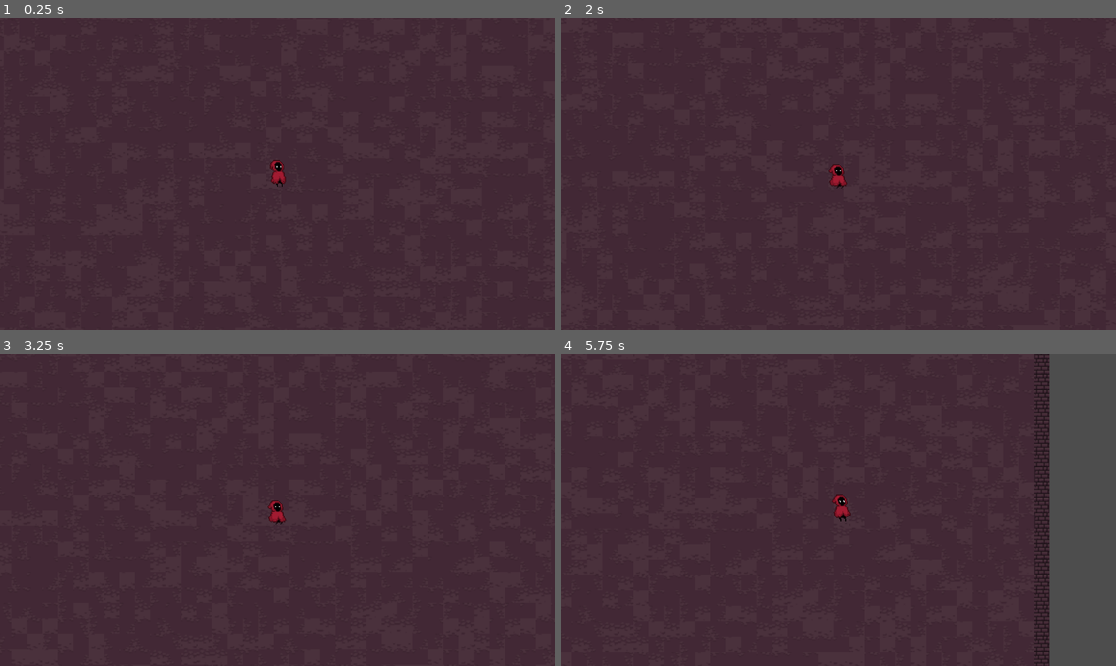
Above: before the commit, frames 1-4 (two rows, left to right).
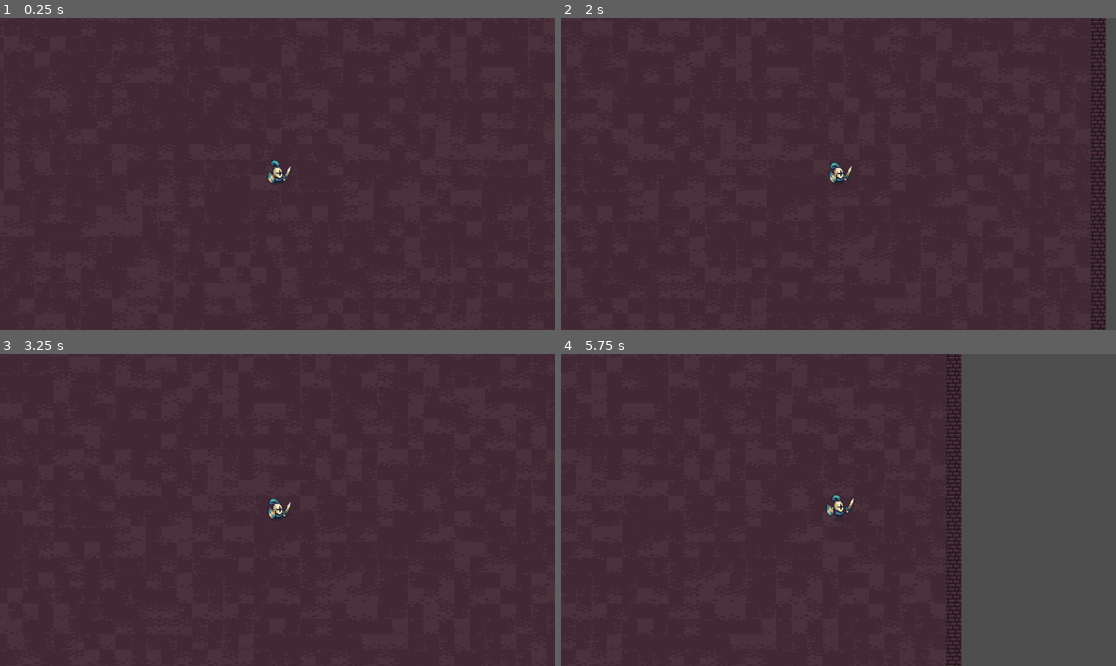
Above: after the commit, the same moments.

Repository: BrunoAlm/first_roguelike
Game: Godot game, scene res://main/scenes/map.tscn
The game is run twice, just before and just after one commit, with the same random seed, the same clock (stepped at 60 frames per second) and the same inputs.
Inputs (mouse positions are in pixels of both pictures, inside the frame that each line leads up to):
- Up to frame 1 (0.25 s): no input
- Up to frame 2 (2 s): tap Enter (ui_accept) at 0.5, 0.77, 0.8, 1.07, 1.35, 1.52, 1.82 s; move the mouse to (960, 158) at 0.52 s; press the mouse at (960, 158) at 0.53 s; hold Right (ui_right) from 0.53 s (still down); move the mouse to (727, 189) at 1.27 s; release the mouse at (727, 189) at 1.28 s; click (727, 189) at 1.55 s
- Up to frame 3 (3.25 s): move the mouse to (333, 441) at 2.02 s; release Right (ui_right) at 2.03 s; press the mouse at (333, 441) at 2.03 s; hold Left (ui_left) 2.03-2.78 s; tap Enter (ui_accept) at 2.3, 3.02 s; move the mouse to (249, 572) at 2.77 s; release the mouse at (249, 572) at 2.78 s; hold Right (ui_right) from 2.78 s (still down); click (249, 572) at 2.85 s
- Up to frame 4 (5.75 s): tap Enter (ui_accept) at 3.32, 3.6, 3.77, 4.07, 4.52, 4.82, 5.3 s; move the mouse to (1005, 556) at 3.52 s; move the mouse to (672, 463) at 4.27 s; release Right (ui_right) at 4.28 s; hold Left (ui_left) 4.28-5.03 s; click (672, 463) at 4.35 s; move the mouse to (866, 510) at 5.02 s; press the mouse at (866, 510) at 5.03 s; hold Right (ui_right) from 5.03 s (still down)

The runs differ from the first frame. In frame 1, 0.2% of the frame differs, in the area x 48-53%, y 45-55%; in frame 2, 2.8%; in frame 3, 0.2%; in frame 4, 17%, in the area x 47-88%, y 0-100%.

Commit message:
fix animation

Diff:
--- a/main/scenes/character.tscn
+++ b/main/scenes/character.tscn
@@ -1,9 +1,10 @@
-[gd_scene load_steps=36 format=3 uid="uid://cyf2jg7o4u7p0"]
+[gd_scene load_steps=41 format=3 uid="uid://baggvbl8v5phf"]
 
 [ext_resource type="Texture2D" uid="uid://dt4ovekmrvbqp" path="res://main/assets/idle.png" id="1_cs2hc"]
 [ext_resource type="Script" path="res://main/script/walk.gd" id="1_fe8dy"]
 [ext_resource type="Texture2D" uid="uid://d3xmcpfvlcpln" path="res://main/assets/attack.png" id="1_oket6"]
 [ext_resource type="Texture2D" uid="uid://cvbcq33fvxtab" path="res://main/assets/running.png" id="2_fdyrk"]
+[ext_resource type="Texture2D" uid="uid://bj0jskxpqtoj7" path="res://main/assets/Warrior_Blue.png" id="2_wekhj"]
 [ext_resource type="Texture2D" uid="uid://bchcfvmu42jed" path="res://main/assets/jump.png" id="3_dcmxo"]
 [ext_resource type="Texture2D" uid="uid://cy3ag3r0cutmy" path="res://main/assets/walking.png" id="3_wwf8b"]
 
@@ -246,25 +247,99 @@
 }]
 
 [sub_resource type="RectangleShape2D" id="RectangleShape2D_0v4lt"]
-size = Vector2(17, 29)
+size = Vector2(18.5, 14.25)
+
+[sub_resource type="Animation" id="Animation_8jduy"]
+length = 0.001
+tracks/0/type = "value"
+tracks/0/imported = false
+tracks/0/enabled = true
+tracks/0/path = NodePath("Sprite2D:frame_coords")
+tracks/0/interp = 1
+tracks/0/loop_wrap = true
+tracks/0/keys = {
+"times": PackedFloat32Array(0),
+"transitions": PackedFloat32Array(1),
+"update": 1,
+"values": [Vector2i(0, 0)]
+}
+
+[sub_resource type="Animation" id="Animation_eh54d"]
+resource_name = "idle"
+length = 0.6
+loop_mode = 1
+tracks/0/type = "value"
+tracks/0/imported = false
+tracks/0/enabled = true
+tracks/0/path = NodePath("Sprite2D:frame_coords")
+tracks/0/interp = 1
+tracks/0/loop_wrap = true
+tracks/0/keys = {
+"times": PackedFloat32Array(0, 0.1, 0.2, 0.3, 0.4, 0.5),
+"transitions": PackedFloat32Array(1, 1, 1, 1, 1, 1),
+"update": 1,
+"values": [Vector2i(0, 0), Vector2i(1, 0), Vector2i(2, 0), Vector2i(3, 0), Vector2i(4, 0), Vector2i(5, 0)]
+}
+
+[sub_resource type="Animation" id="Animation_ft1e4"]
+resource_name = "run"
+length = 0.6
+loop_mode = 1
+tracks/0/type = "value"
+tracks/0/imported = false
+tracks/0/enabled = true
+tracks/0/path = NodePath("Sprite2D:frame_coords")
+tracks/0/interp = 1
+tracks/0/loop_wrap = true
+tracks/0/keys = {
+"times": PackedFloat32Array(0, 0.1, 0.2, 0.3, 0.4, 0.5),
+"transitions": PackedFloat32Array(1, 1, 1, 1, 1, 1),
+"update": 1,
+"values": [Vector2i(0, 1), Vector2i(1, 1), Vector2i(2, 1), Vector2i(3, 1), Vector2i(4, 1), Vector2i(5, 1)]
+}
+
+[sub_resource type="AnimationLibrary" id="AnimationLibrary_hfg6n"]
+_data = {
+"RESET": SubResource("Animation_8jduy"),
+"idle": SubResource("Animation_eh54d"),
+"run": SubResource("Animation_ft1e4")
+}
 
 [node name="Character" type="Node2D"]
 
 [node name="Main_Character" type="CharacterBody2D" parent="."]
+motion_mode = 1
 script = ExtResource("1_fe8dy")
 
+[node name="Sprite2D" type="Sprite2D" parent="Main_Character"]
+scale = Vector2(0.3, 0.3)
+texture = ExtResource("2_wekhj")
+hframes = 6
+vframes = 8
+
 [node name="AnimatedSprite2D" type="AnimatedSprite2D" parent="Main_Character"]
+visible = false
 y_sort_enabled = true
 texture_filter = 1
 position = Vector2(4, 0)
 skew = -0.0820305
 sprite_frames = SubResource("SpriteFrames_w2uf2")
-animation = &"idle"
-frame_progress = 0.437937
+animation = &"attack"
 
 [node name="CollisionShape2D" type="CollisionShape2D" parent="Main_Character"]
-position = Vector2(1, 0)
+position = Vector2(-0.75, 5.125)
 shape = SubResource("RectangleShape2D_0v4lt")
 
 [node name="Camera2D" type="Camera2D" parent="Main_Character"]
 zoom = Vector2(2, 2)
+
+[node name="AnimationPlayer" type="AnimationPlayer" parent="Main_Character"]
+libraries = {
+"": SubResource("AnimationLibrary_hfg6n")
+}
+autoplay = "idle"
+
+[node name="WarriorBlue" type="Sprite2D" parent="."]
+position = Vector2(3186, 2124)
+scale = Vector2(2.00169, 2.00169)
+texture = ExtResource("2_wekhj")
--- a/main/script/walk.gd
+++ b/main/script/walk.gd
@@ -1,45 +1,38 @@
 extends CharacterBody2D
 
-@onready var sprites = $AnimatedSprite2D
+#@onready var sprite: AnimatedSprite2D = $AnimatedSprite2D
+@onready var sprite = $Sprite2D
+@onready var animation_player = $AnimationPlayer
 
-const SPEED = 150.0
-const JUMP_VELOCITY = -250.0
+@export var speed: int = 2
+@export_range(0, 1) var lerp_factor: float = 0.5
 
-var gravity = ProjectSettings.get_setting("physics/2d/default_gravity")
-var isJumping = false
-var isAttacking = false
+var is_running: bool = false
+var is_attacking: bool = false
 
 func _physics_process(delta):
-	if not is_on_floor():
-		sprites.play("jump")
-		velocity.y += gravity * delta
-	else:
-		var direction = Input.get_action_strength("ui_right") - Input.get_action_strength("ui_left")
+	var direction: Vector2 = Input.get_vector("ui_left", "ui_right", "ui_up", "ui_down")
+	var target_velocity: Vector2 = direction * speed * 100.0
+	velocity = lerp(velocity, target_velocity, lerp_factor)
 
-		if Input.is_action_just_pressed("ui_accept"):
-			velocity.y = JUMP_VELOCITY
+	# Girar Sprite
+	if direction.x < 0:
+		sprite.flip_h = true
+	elif direction.x > 0:
+		sprite.flip_h = false
 
-		if Input.is_action_pressed("attack"):
-			isAttacking = true
+	# Atualiza is_running
+	var was_running = is_running
+	is_running = not direction.is_zero_approx()
+
+	# Troca animação
+	if was_running != is_running:
+		if is_running:
+			animation_player.play("run")
 		else:
-			isAttacking = false
+			animation_player.play("idle")
 
-		if direction != 0:
-			if isAttacking:
-				sprites.play("attack")
-			else:
-				sprites.play("run")
-			velocity.x = direction * SPEED
-		else:
-			if isAttacking:
-				sprites.play("attack")
-			else:
-				sprites.play("idle")
-			velocity.x = 0
-
-		if direction < 0:
-			sprites.scale.x = -1
-		elif direction > 0:
-			sprites.scale.x = 1
+	#if Input.is_action_pressed("attack"):
+		#animation_player.animation = "attack"
 
 	move_and_slide()
--- a/project.godot
+++ b/project.godot
@@ -36,7 +36,7 @@
 "events": [Object(InputEventKey,"resource_local_to_scene":false,"resource_name":"","device":0,"window_id":0,"alt_presse …(181 unchanged characters)…
 , Object(InputEventJoypadButton,"resource_local_to_scene":false,"resource_name":"","device":0,"button_index":13,"pressure":0.0,"pressed":false,"script":null)
 , Object(InputEventJoypadMotion,"resource_local_to_scene":false,"resource_name":"","device":0,"axis":0,"axis_value":-1.0,"script":null)
-, Object(InputEventKey,"resource_local_to_scene":false,"resource_name":"","device":-1,"window_id":0,"alt_pressed":false,"shift_pressed":false,"ctrl_pressed":false,"meta_pressed":false,"pressed":false,"keycode":0,"physical_keycode":65,"key_label":0,"unicode":97,"echo":false,"script":null)
+, Object(InputEventKey,"resource_local_to_scene":false,"resource_name":"","device":0,"window_id":0,"alt_pressed":false,"shift_pressed":false,"ctrl_pressed":false,"meta_pressed":false,"pressed":false,"keycode":0,"physical_keycode":65,"key_label":0,"unicode":0,"echo":false,"script":null)
 ]
 }
 ui_right={
@@ -45,6 +45,22 @@
 , Object(InputEventJoypadButton,"resource_local_to_scene":false,"resource_name":"","device":0,"button_index":14,"pressure":0.0,"pressed":false,"script":null)
 , Object(InputEventJoypadMotion,"resource_local_to_scene":false,"resource_name":"","device":0,"axis":0,"axis_value":1.0,"script":null)
 , Object(InputEventKey,"resource_local_to_scene":false,"resource_name":"","device":-1,"window_id":0,"alt_pressed":false,"shift_pressed":false,"ctrl_pressed":false,"meta_pressed":false,"pressed":false,"keycode":0,"physical_keycode":68,"key_label":0,"unicode":100,"echo":false,"script":null)
+]
+}
+ui_up={
+"deadzone": 0.5,
+"events": [Object(InputEventKey,"resource_local_to_scene":false,"resource_name":"","device":0,"window_id":0,"alt_pressed":false,"shift_pressed":false,"ctrl_pressed":false,"meta_pressed":false,"pressed":false,"keycode":4194320,"physical_keycode":0,"key_label":0,"unicode":0,"echo":false,"script":null)
+, Object(InputEventJoypadButton,"resource_local_to_scene":false,"resource_name":"","device":0,"button_index":11,"pressure":0.0,"pressed":false,"script":null)
+, Object(InputEventJoypadMotion,"resource_local_to_scene":false,"resource_name":"","device":0,"axis":1,"axis_value":-1.0,"script":null)
+, Object(InputEventKey,"resource_local_to_scene":false,"resource_name":"","device":-1,"window_id":0,"alt_pressed":false,"shift_pressed":false,"ctrl_pressed":false,"meta_pressed":false,"pressed":false,"keycode":0,"physical_keycode":87,"key_label":0,"unicode":119,"echo":false,"script":null)
+]
+}
+ui_down={
+"deadzone": 0.5,
+"events": [Object(InputEventKey,"resource_local_to_scene":false,"resource_name":"","device":0,"window_id":0,"alt_pressed":false,"shift_pressed":false,"ctrl_pressed":false,"meta_pressed":false,"pressed":false,"keycode":4194322,"physical_keycode":0,"key_label":0,"unicode":0,"echo":false,"script":null)
+, Object(InputEventJoypadButton,"resource_local_to_scene":false,"resource_name":"","device":0,"button_index":12,"pressure":0.0,"pressed":false,"script":null)
+, Object(InputEventJoypadMotion,"resource_local_to_scene":false,"resource_name":"","device":0,"axis":1,"axis_value":1.0,"script":null)
+, Object(InputEventKey,"resource_local_to_scene":false,"resource_name":"","device":-1,"window_id":0,"alt_pressed":false,"shift_pressed":false,"ctrl_pressed":false,"meta_pressed":false,"pressed":false,"keycode":0,"physical_keycode":83,"key_label":0,"unicode":115,"echo":false,"script":null)
 ]
 }
 attack={
Binary file added: main/assets/Warrior_Blue.aseprite
Binary file added: main/assets/Warrior_Blue.png
Not shown, added: main/assets/Warrior_Blue.png.import
Not shown: 1 places in main/scenes/map.tscn that only renumber resources
